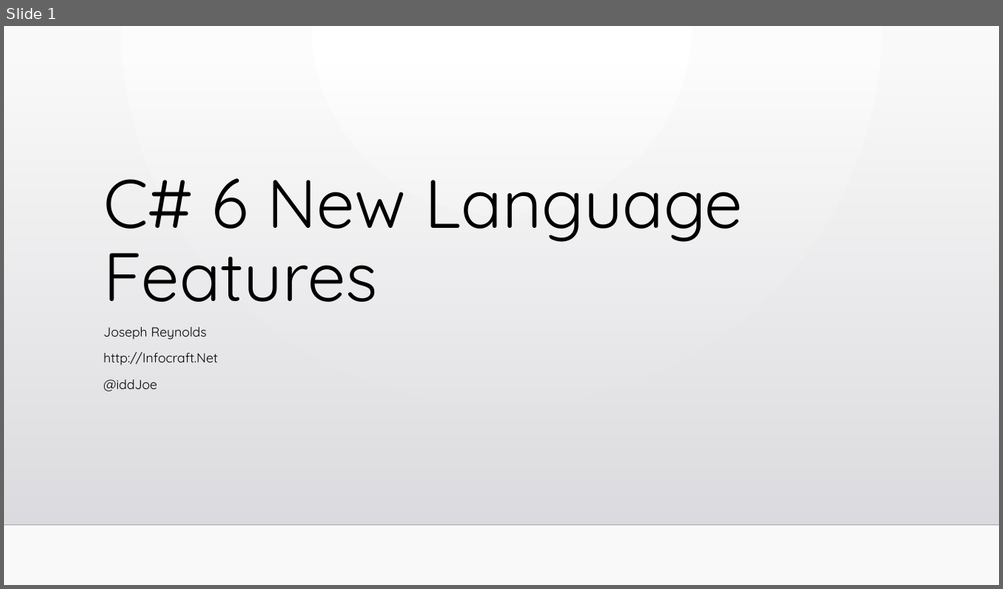
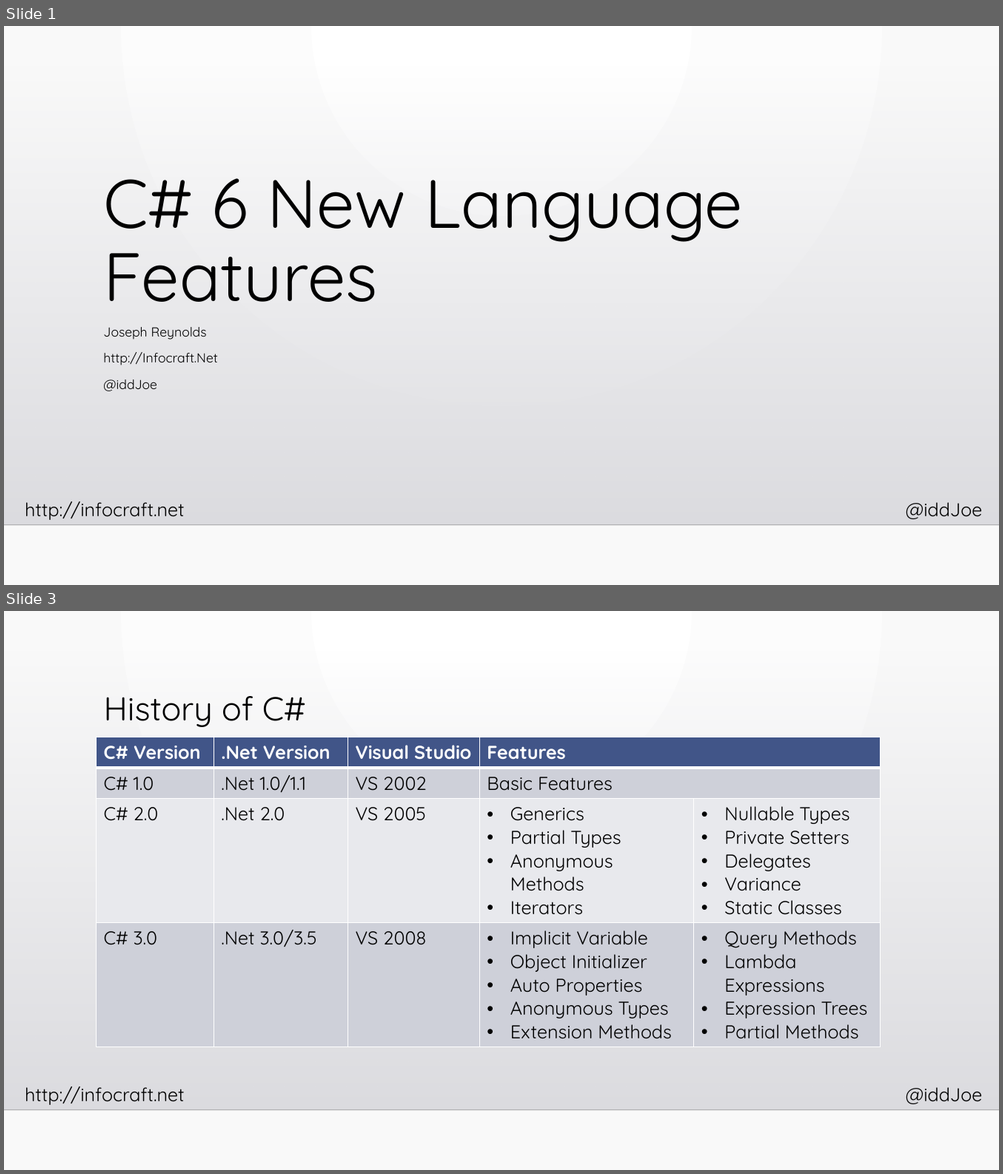
Before and after one commit to InfoCraftDotNet/CSharp-6-New-Language-Features, a slide deck: Slides/CSharp-6-New-Language-Features.pptx. Shown one above the other, each under a label of ours: slide 1 before the commit, slides 1 and 3 after it; the slides between them are not shown. The pictures are 1003x589 and 1003x1174 pixels, drawn with LibreOffice and Linux fonts; fonts in the diff are those of the drawing; background and template pictures are left out. Boxes give left, top, right and bottom in pixels: in the first picture for what was removed or moved away, otherwise in the second. Text is boxed around its words. In the diff, an @@ line names an element or a change of style, - is before the commit and + after.

```diff
--- a/Slides/CSharp-6-New-Language-Features.pptx
+++ b/Slides/CSharp-6-New-Language-Features.pptx
@@ slide 3 added at bbox=[4, 611, 999, 1170], background gradient #FFFFFF to #FAFAFA; not listed: 4 template elements that a slide beside it also shows @@
@@ title added at bbox=[104, 696, 306, 727], 32 pt, text #000000 @@
+History of C#
@@ table added at bbox=[96, 737, 879, 1042], 4 rows, 5 columns @@
+C# Version | .Net Version | Visual Studio | Features | 
+C# 1.0 | .Net 1.0/1.1 | VS 2002 | Basic Features | 
+C# 2.0 | .Net 2.0 | VS 2005 | Generics / Partial Types / Anonymous Methods / Iterators | Nullable Types / Private Setters / Delegates / Variance / Static Classes
+C# 3.0 | .Net 3.0/3.5 | VS 2008 | Implicit Variable / Object Initializer / Auto Properties / Anonymous Types / Extension Methods | Query Methods / Lambda Expressions / Expression Trees / Partial Methods
@@ slide 1 changed as well @@
@@ text added at bbox=[25, 502, 185, 520], 18 pt, text #000000 @@
+http://infocraft.net
@@ text added at bbox=[905, 503, 982, 520], 18 pt, text #000000 @@
+@iddJoe
```
Also in this commit, not shown: 20 other slides added, 17 other files.
